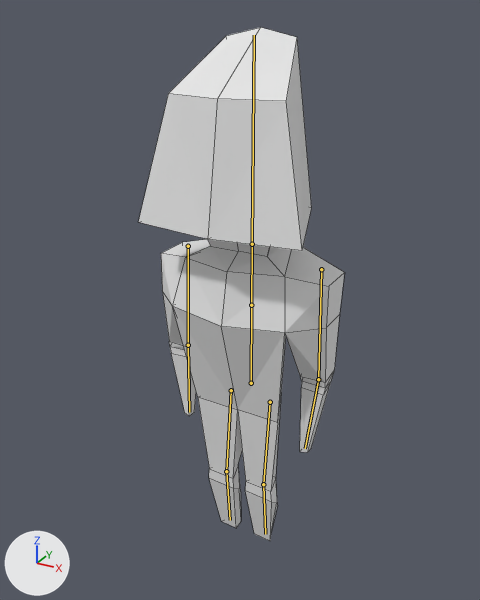
Renders of the Blender file assets/raw/guy.blend from each side of a commit.
Rendered twice from a 50 mm lens placed at (2.72, -5.19, 5.34), pointed at (0.05, -0.34, 2.91). The axes (+X, +Y, +Z) are drawn at lower left. The lights are the same throughout. The bones that bend it are drawn over the model as lines. Mesh edges are drawn as thin lines.
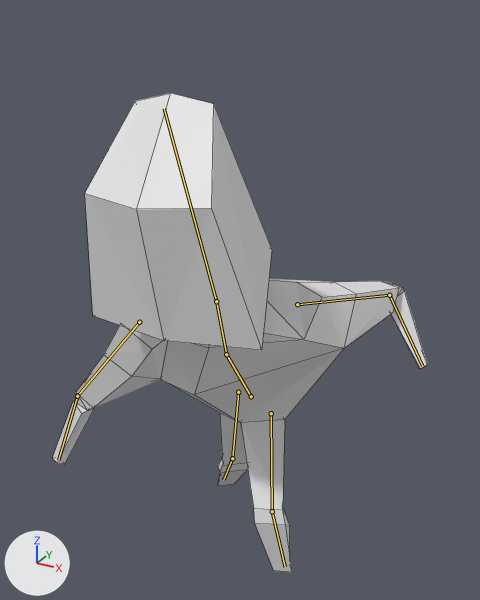
The newer file adds an action. The first version stands in its rest pose; the second is drawn at frame 10 of the action 'dance-loop'.

What the commit changed:
Bone 'Torso' (bone_torso) moves from (0.0, 0.0, 0.0) to (0.0, -0.15, 0.0).
Bone 'Torso' (bone_torso) turns from (0, 0, 0) to (36, -13, -9) degrees about its own x, y and z.
Bone 'Chest' (bone_chest) turns from (0, 0, 0) to (-26, 42, -12) degrees about its own x, y and z.
Bone 'Head' (bone_head) turns from (0, 0, 0) to (4, -27, 1) degrees about its own x, y and z.
Bone 'UpperArm_Left' (bone_upperarm_left) turns from (0, 0, 0) to (-30, -17, 74) degrees about its own x, y and z.
Bone 'LowerArm_Left' (bone_lowerarm_left) turns from (0, 0, 0) to (49, 23, -46) degrees about its own x, y and z.
Bone 'UpperArm_Right' (bone_upperarm_right) turns from (0, 0, 0) to (8, -74, -50) degrees about its own x, y and z.
Bone 'LowerArm_Right' (bone_lowerarm_right) turns from (0, 0, 0) to (12, 30, -11) degrees about its own x, y and z.
Bone 'FootIK_Left' (bone_footik_left) moves from (0.0, 0.0, 0.0) to (0.23, 0.33, -0.32).
Bone 'KneeIK_Left' (bone_kneeik_left) moves from (0.0, 0.0, 0.0) to (0.29, 0.66, -0.39).
Bone 'FootIK_Right' (bone_footik_right) moves from (0.0, 0.0, 0.0) to (-0.26, -0.54, 0.31).
Bone 'KneeIK_Right' (bone_kneeik_right) moves from (0.0, 0.0, 0.0) to (0.9, -0.07, -0.25).

Location of each change, [x1, y1, x2, y2] in pixels of the pictures (480 x 600 px):
'Cube', posed (81% wider, 7% shorter)
    before: [138, 27, 345, 541]
    after: [53, 93, 428, 572]
bone 'Torso', root to tip
    before: (251, 383) to (251, 305)
    after: (251, 396) to (226, 354)
bone 'Chest', root to tip
    before: (251, 305) to (252, 244)
    after: (226, 354) to (216, 301)
bone 'Head', root to tip
    before: (252, 244) to (254, 35)
    after: (216, 301) to (164, 108)
bone 'UpperArm_Left', root to tip
    before: (321, 269) to (318, 379)
    after: (297, 304) to (389, 295)
bone 'LowerArm_Left', root to tip
    before: (318, 379) to (305, 448)
    after: (389, 295) to (422, 366)
bone 'UpperArm_Right', root to tip
    before: (188, 246) to (188, 345)
    after: (139, 322) to (77, 396)
bone 'LowerArm_Right', root to tip
    before: (188, 345) to (189, 412)
    after: (77, 396) to (58, 460)
